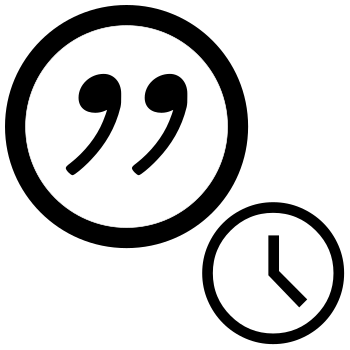
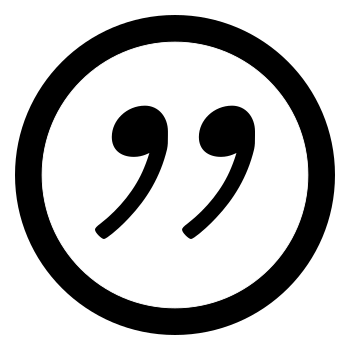
Revision of a layered w=350, h=350 image; what changed, layer by layer:
added layer "ic_notification_icon_common.svg" above "ic_notification_icon_specific_time.svg" over left=15, top=15, right=335, bottom=335
hid "ic_notification_icon_specific_time.svg" over left=5, top=5, right=345, bottom=345
